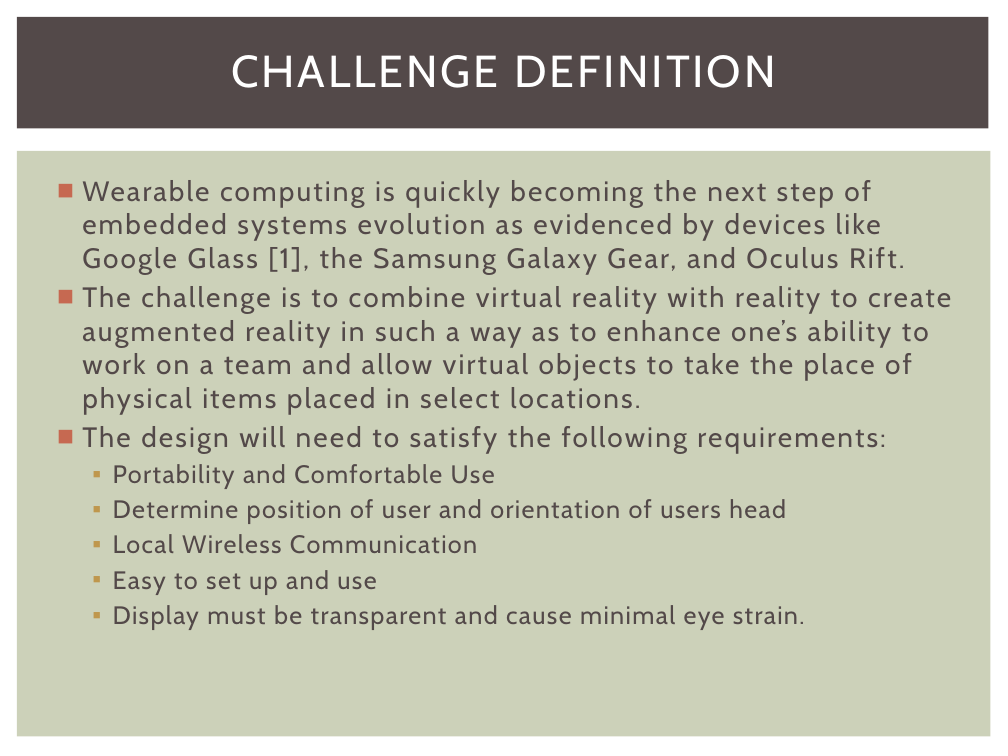
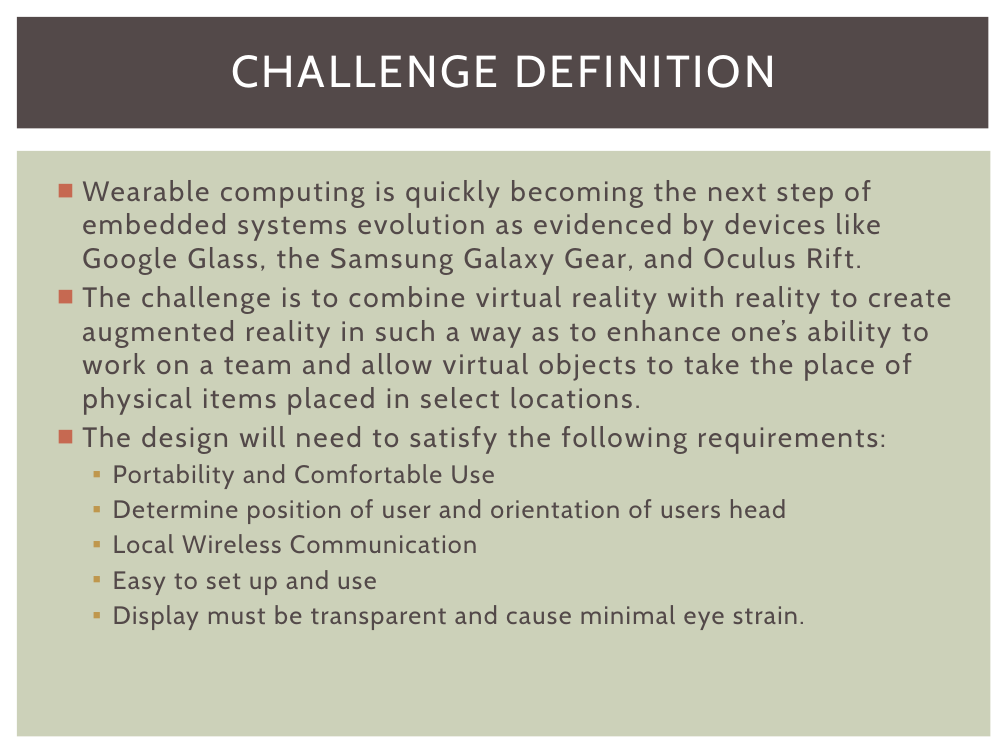
Before and after one commit to snowpuppy/augreality, a slide deck: slide 3 of doc/AugRealityMidReview.pptx. Drawn at 1008x756 pixels with LibreOffice and Linux fonts; fonts in the diff are those of the drawing. Boxes give left, top, right and bottom in pixels: in the first picture for what was removed or moved away, otherwise in the second. Text is boxed around its words. In the diff, an @@ line names an element or a change of style, - is before the commit and + after.

```diff
--- a/doc/AugRealityMidReview.pptx
+++ b/doc/AugRealityMidReview.pptx
@@ text at [82,180,881,274]: text changed @@
-■ Wearable computing is quickly becoming the next step of embedded systems evolution as evidenced by devices like Google Glass [1], the Samsung Galaxy Gear, and Oculus Rift.
+■ Wearable computing is quickly becoming the next step of embedded systems evolution as evidenced by devices like Google Glass, the Samsung Galaxy Gear, and Oculus Rift.
```
Also in this commit, not shown: 1 other slide changed, 4 slides added, 2 slides removed.
